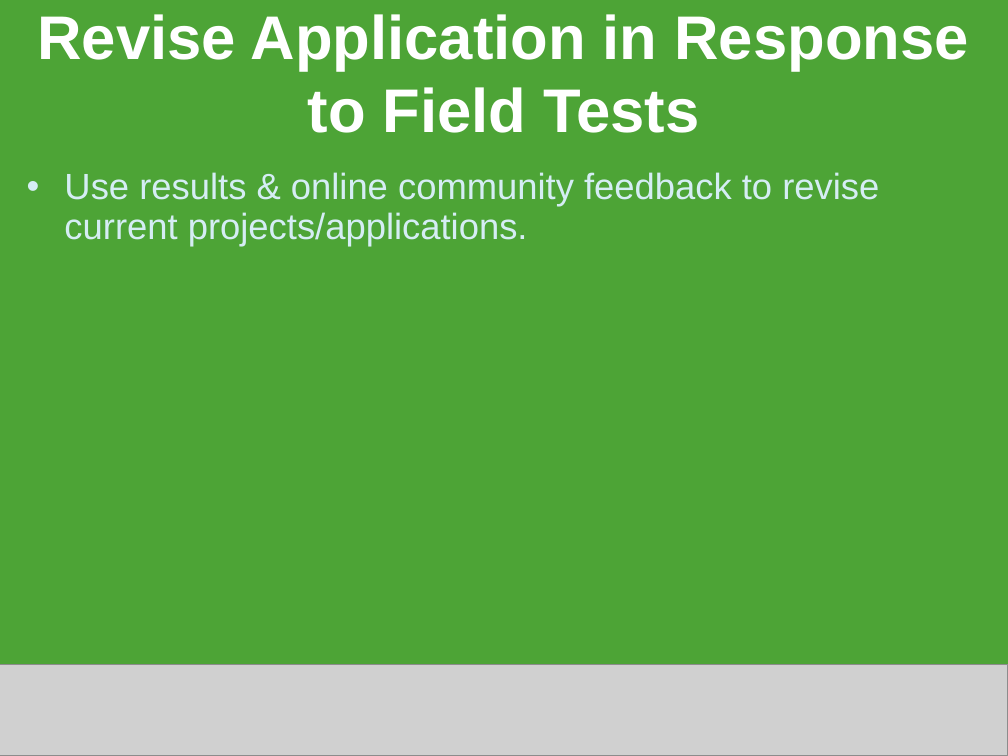
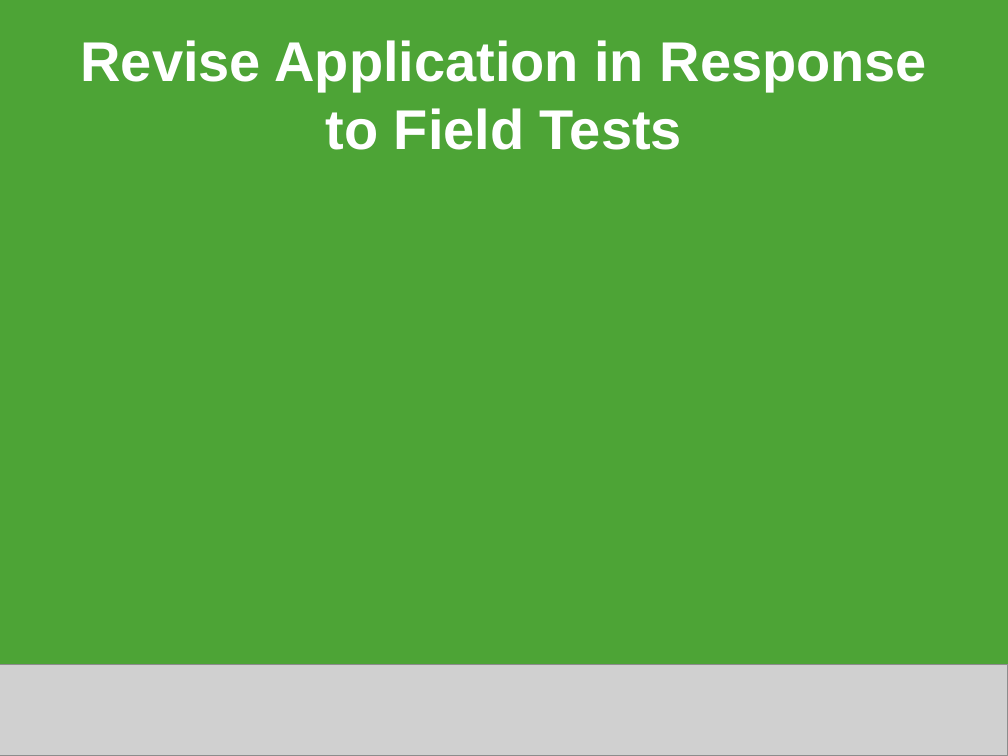
Before and after one commit to decause/hflossk, a slide deck: slide 16 of static/content/OLPCKidsB.ppt. Drawn at 1008x756 pixels with LibreOffice and Linux fonts; fonts in the diff are those of the drawing; grey boxes stand for pictures. Boxes give left, top, right and bottom in pixels: in the first picture for what was removed or moved away, otherwise in the second. Text is boxed around its words. In the diff, an @@ line names an element or a change of style, - is before the commit and + after.

```diff
--- a/static/content/OLPCKidsB.ppt
+++ b/static/content/OLPCKidsB.ppt
@@ title "Revise Application in Response to ...": place and size @@
-title "Revise Application in Response to ..." at [37,14,969,133]
+title "Revise Application in Response to ..." at [81,40,927,150]
@@ title "Revise Application in Response to ..." at [81,40,927,150]: size 44 to 40 pt @@
@@ text removed at [64,172,879,246] @@
-• Use results & online community feedback to revise current projects/applications.
```
Also in this commit, not shown: 16 other slides changed, 2 slides added, 3 slides removed.
